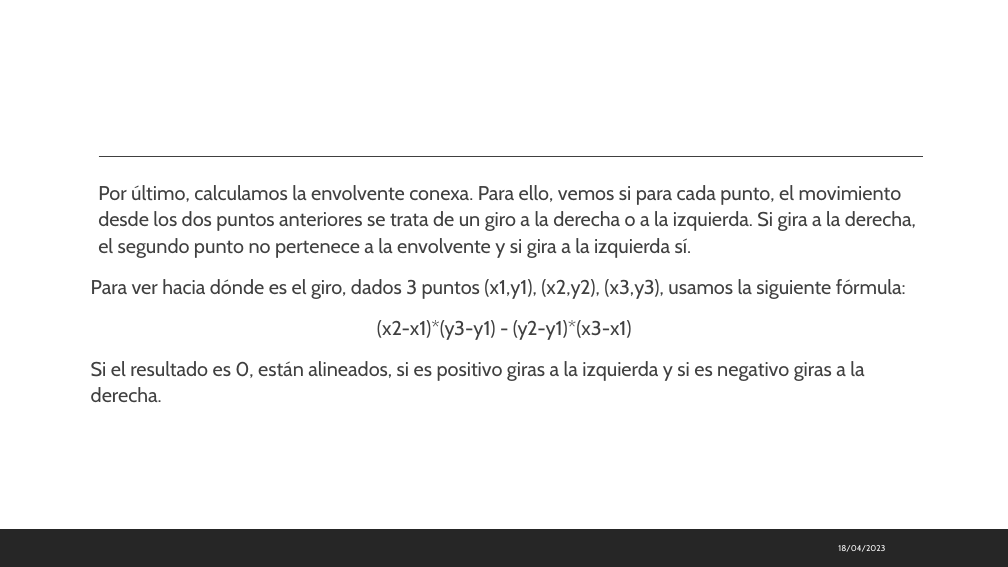
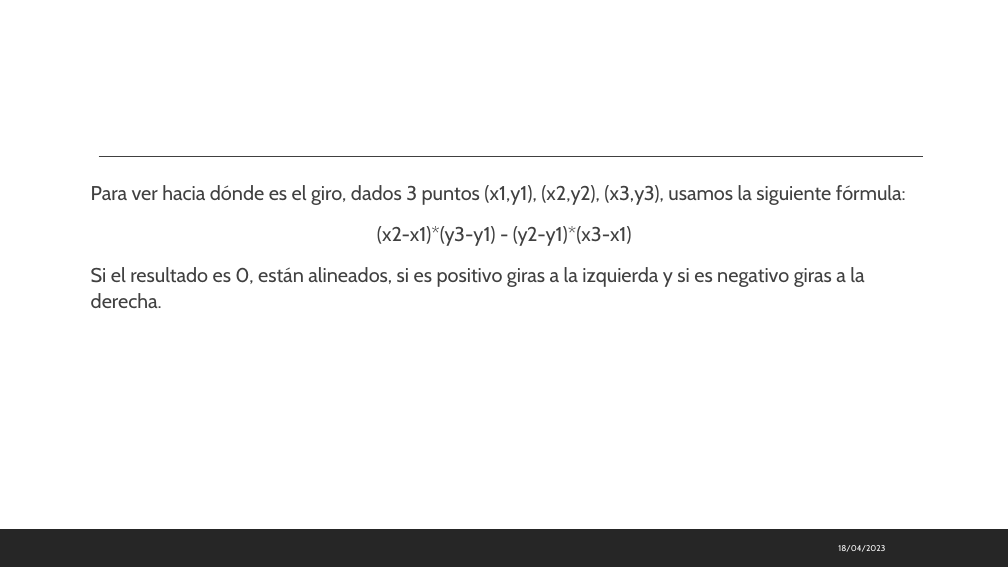
Before and after one commit to MarioLndz/Practica2DyV, a slide deck: slide 12 of PresentaciónPráctica2.pptx (slide 11 before the commit). Drawn at 1008x567 pixels with LibreOffice and Linux fonts; fonts in the diff are those of the drawing. Boxes give left, top, right and bottom in pixels: in the first picture for what was removed or moved away, otherwise in the second. Text is boxed around its words. In the diff, an @@ line names an element or a change of style, - is before the commit and + after.

```diff
--- a/PresentaciónPráctica2.pptx
+++ b/PresentaciónPráctica2.pptx
@@ text at [98,185,916,258]: paragraph removed @@
-  Por último, calculamos la envolvente conexa. Para ello, vemos si para cada punto, el movimiento desde los dos puntos anteriores se trata de un giro a la derecha o a la izquierda. Si gira a la derecha, el segundo punto no pertenece a la envolvente y si gira a la izquierda sí.
```
Also in this commit, not shown: 8 other slides changed, 1 slide added, 4 slides removed.
